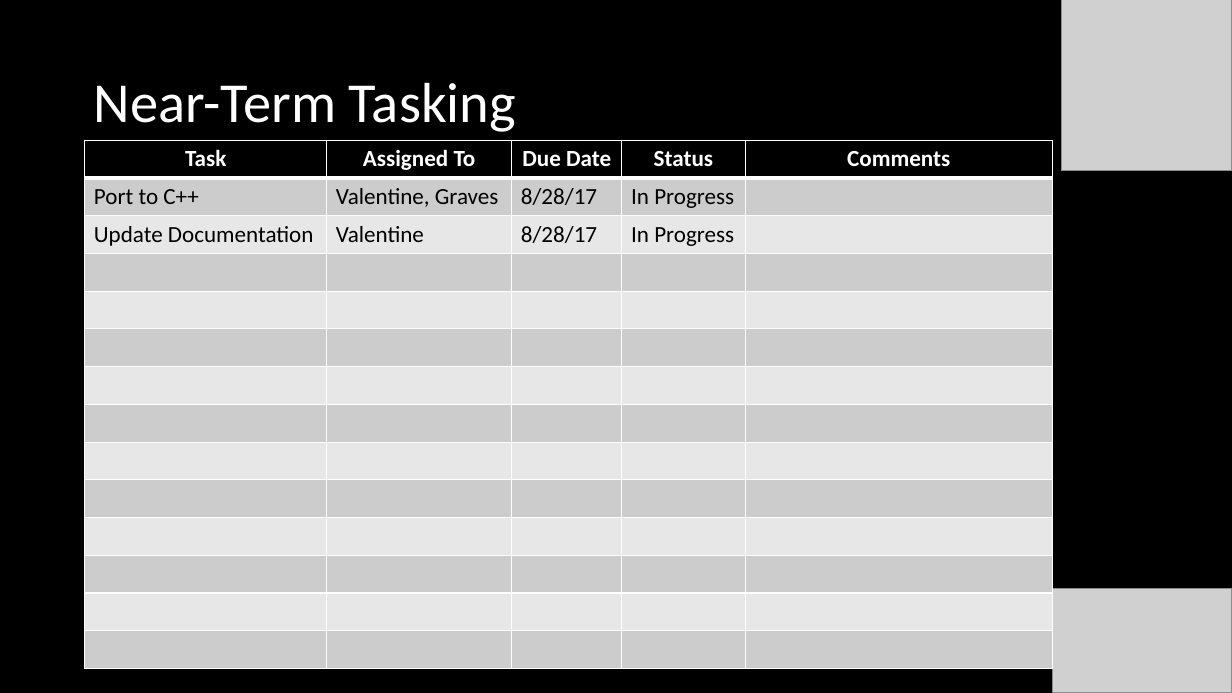
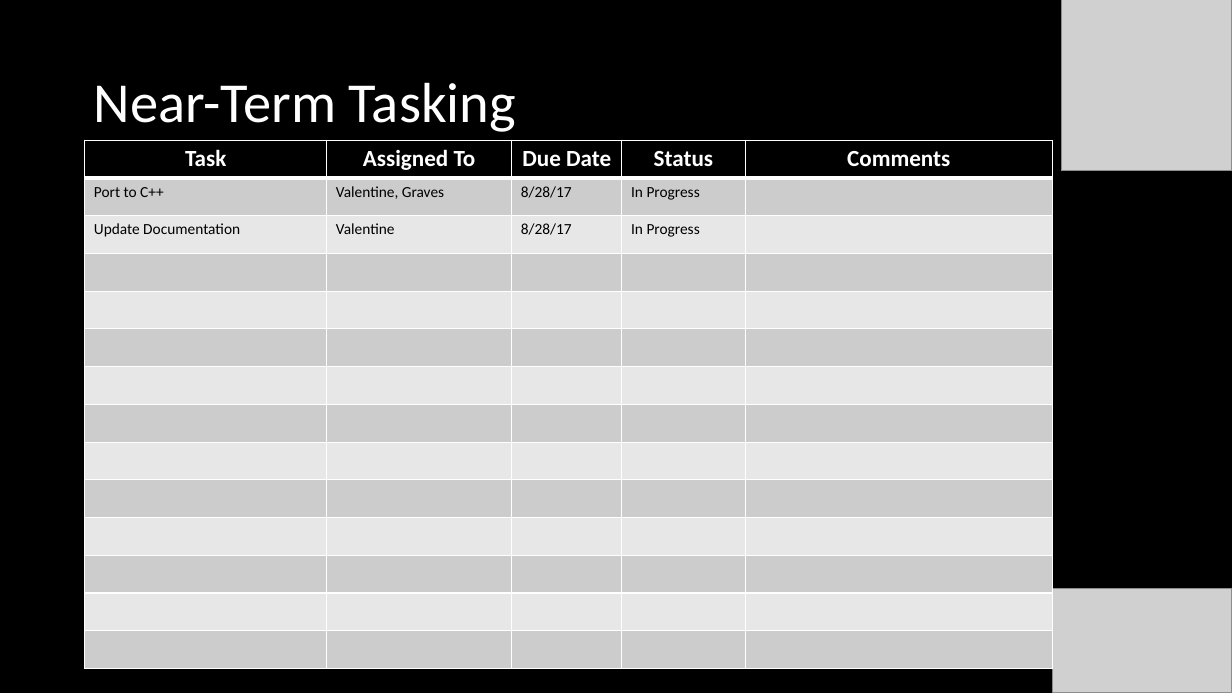
Before and after one commit to henry-valentine/COMPASS, a slide deck: slide 2 of documentation/COMPASS Project Status Document.pptx. Drawn at 1232x693 pixels with LibreOffice and Linux fonts; fonts in the diff are those of the drawing; grey boxes stand for pictures. Boxes give left, top, right and bottom in pixels: in the first picture for what was removed or moved away, otherwise in the second. Text is boxed around its words. In the diff, an @@ line names an element or a change of style, - is before the commit and + after.

```diff
--- a/documentation/COMPASS Project Status Document.pptx
+++ b/documentation/COMPASS Project Status Document.pptx
@@ table at (85, 140, 1053, 669) @@
@@ size 18 to 12 pt in "Port to C++", "Valentine, Graves", "8/28/17", "In Progress" and 4 more places @@
```
Also in this commit, not shown: 7 other slides changed, 6 slides added, 12 other files.
